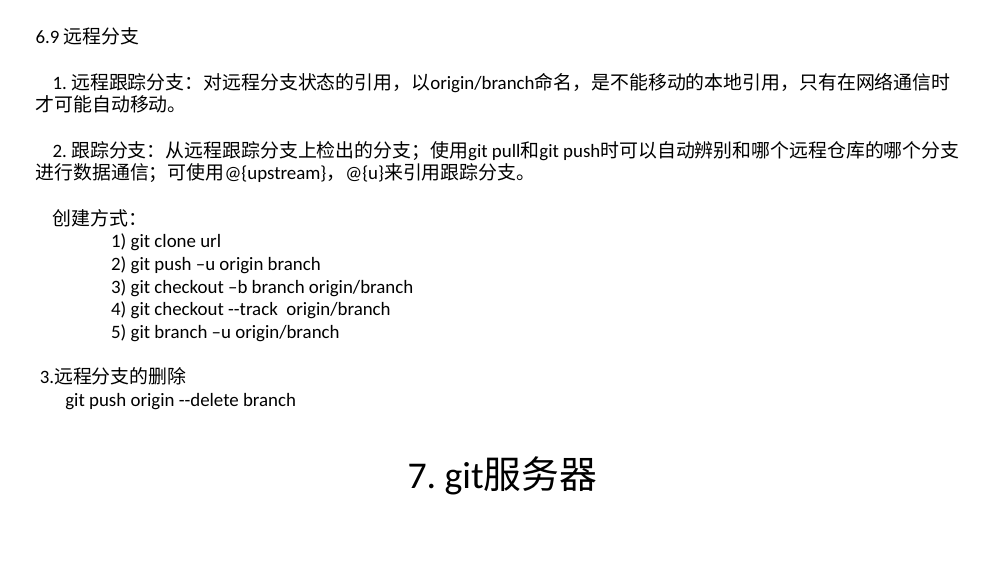
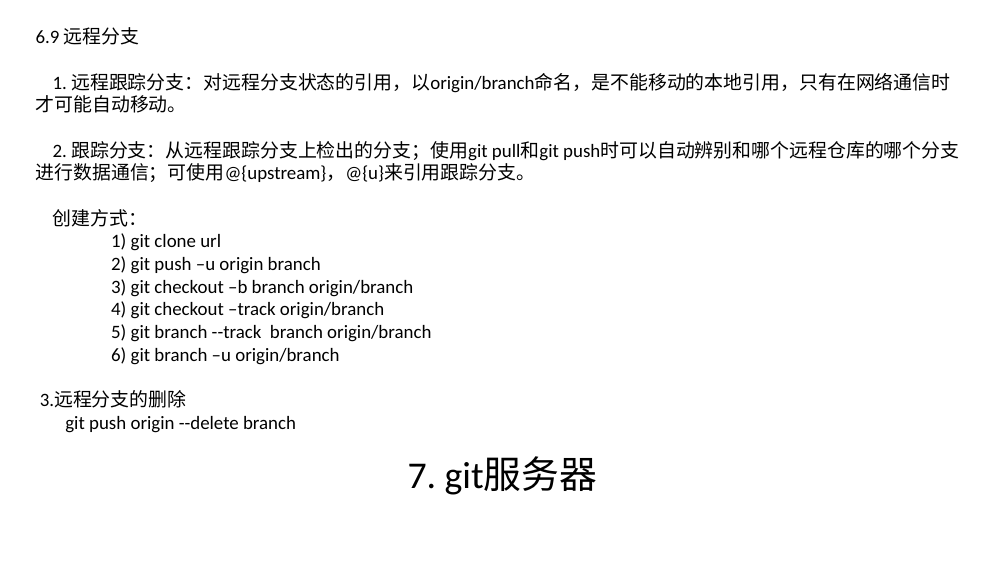
Before and after one commit to liupengpeng2016/share, a slide deck: slide 15 of git使用详解/git.pptx. Drawn at 1008x567 pixels with LibreOffice and Linux fonts; fonts in the diff are those of the drawing. Boxes give left, top, right and bottom in pixels: in the first picture for what was removed or moved away, otherwise in the second. Text is boxed around its words. In the diff, an @@ line names an element or a change of style, - is before the commit and + after.

```diff
--- a/git使用详解/git.pptx
+++ b/git使用详解/git.pptx
@@ text at [111,301,431,365]: text changed @@
-4) git checkout --track origin/branch
-5) git branch –u origin/branch
+4) git checkout –track origin/branch
+5) git branch --track branch origin/branch
+6) git branch –u origin/branch
```
Also in this commit, not shown: 1 other file.
